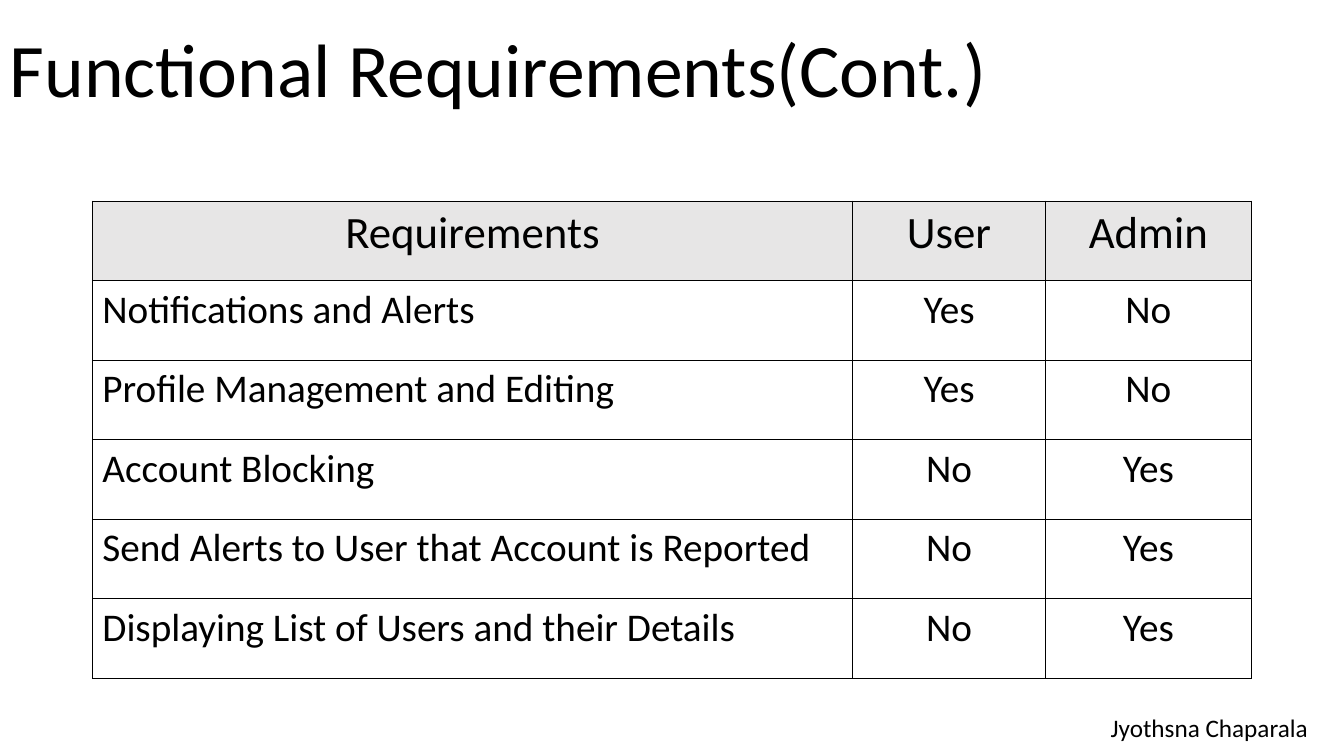
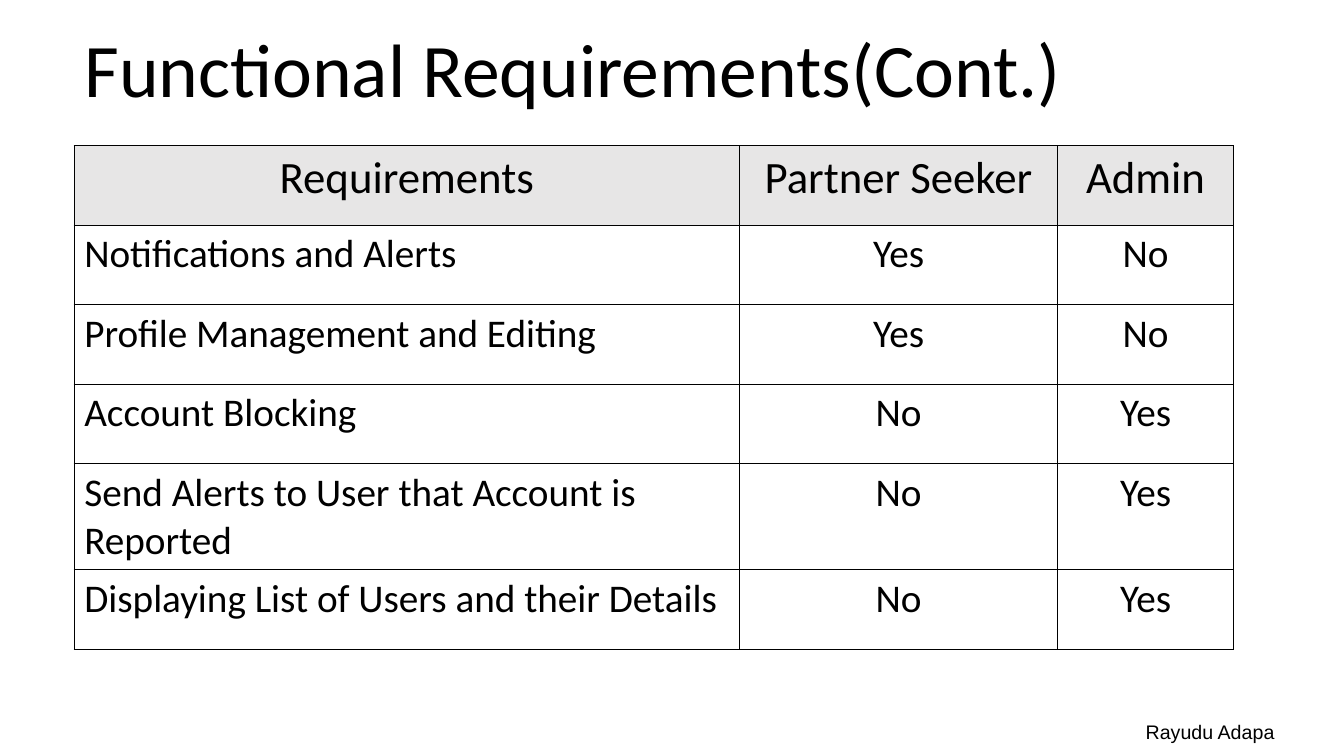
Before and after one commit to JyothsnaCh0831/SoulSwipe, a slide deck: slide 7 of SoulSwipe.pptx. Drawn at 1344x756 pixels with LibreOffice and Linux fonts; fonts in the diff are those of the drawing. Boxes give left, top, right and bottom in pixels: in the first picture for what was removed or moved away, otherwise in the second. Text is boxed around its words. In the diff, an @@ line names an element or a change of style, - is before the commit and + after.

```diff
--- a/SoulSwipe.pptx
+++ b/SoulSwipe.pptx
@@ title "Functional Requirements(Cont.)": place and size @@
-title "Functional Requirements(Cont.)" at bbox=[10, 42, 986, 110]
+title "Functional Requirements(Cont.)" at bbox=[84, 42, 1061, 110]
@@ table at bbox=[75, 146, 1234, 648] @@
-row 1, column 2: User
+row 1, column 2: Partner Seeker
@@ table: place and size @@
-table at bbox=[93, 202, 1252, 679]
+table at bbox=[75, 146, 1234, 648]
@@ text removed at bbox=[1111, 719, 1308, 741] @@
-Jyothsna Chaparala
@@ text added at bbox=[1146, 724, 1275, 743], 14 pt, text #000000 @@
+Rayudu Adapa
```
Also in this commit, not shown: 9 other slides changed, 8 slides added, 5 slides removed.
